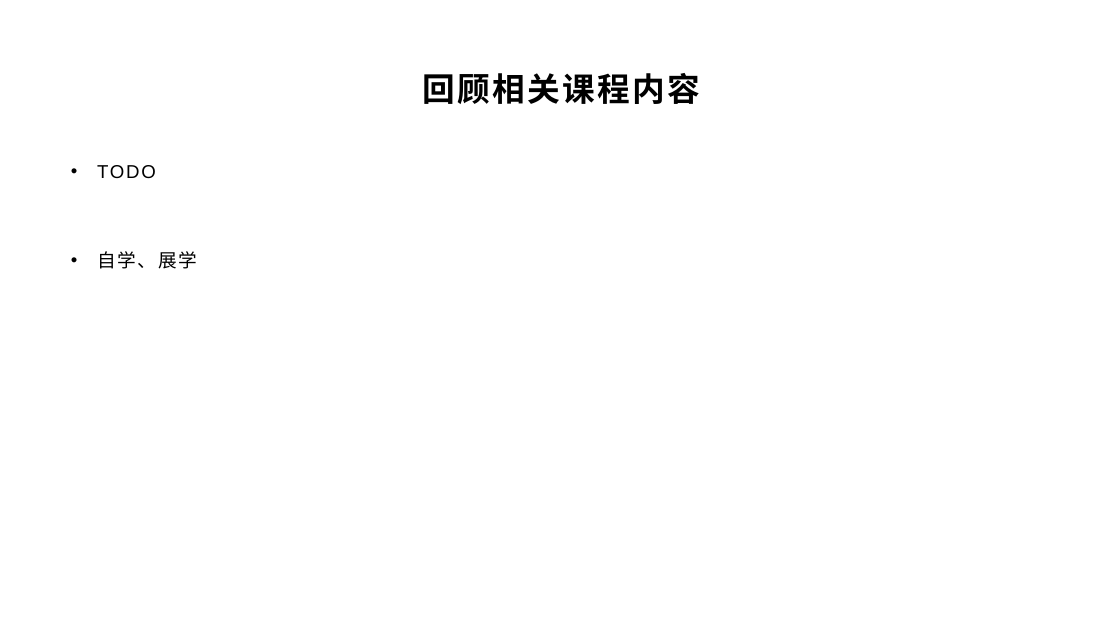
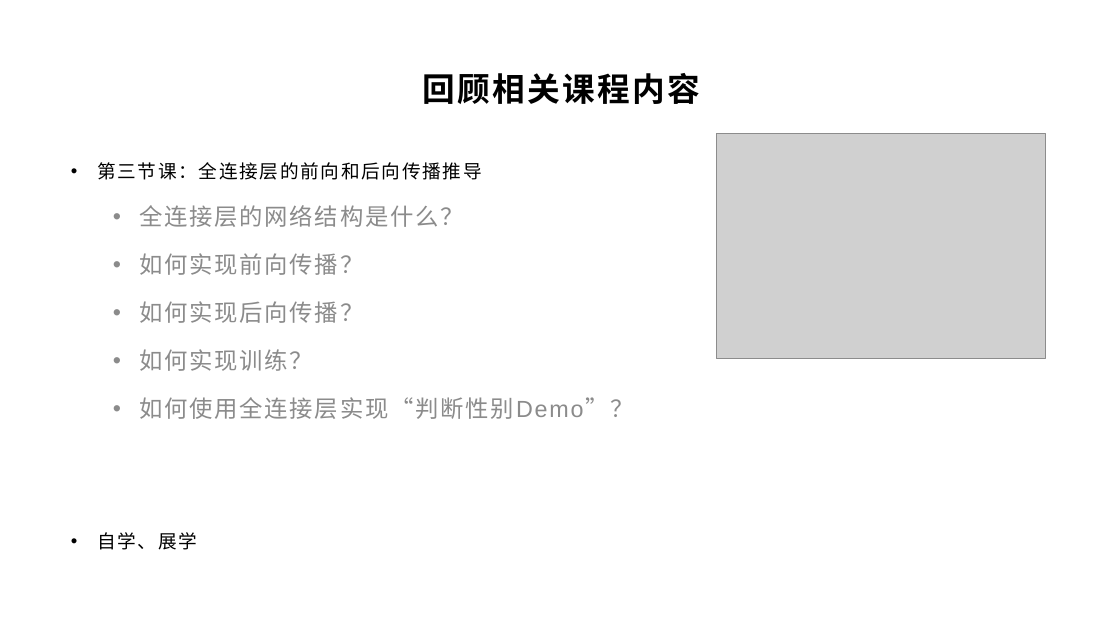
Before and after one commit to yyc-git/DeepLearningEdu, a slide deck: slide 5 of lessons/5_handwriting_by_linear_layer/ppt/用全连接层识别手写数字.pptx (slide 4 before the commit). Drawn at 1120x630 pixels with LibreOffice and Linux fonts; fonts in the diff are those of the drawing; grey boxes stand for pictures; background and template pictures are left out. Boxes give left, top, right and bottom in pixels: in the first picture for what was removed or moved away, otherwise in the second. Text is boxed around its words. In the diff, an @@ line names an element or a change of style, - is before the commit and + after.

```diff
--- a/lessons/5_handwriting_by_linear_layer/ppt/用全连接层识别手写数字.pptx
+++ b/lessons/5_handwriting_by_linear_layer/ppt/用全连接层识别手写数字.pptx
@@ picture added at [716, 134, 1045, 359] @@
@@ text at [97, 162, 634, 419]: text changed; size 16 to 20 pt; text colour #000000 to #8C8C8C @@
-• TODO
+• 第三节课：全连接层的前向和后向传播推导
+  • 全连接层的网络结构是什么？
+  • 如何实现前向传播？
+  • 如何实现后向传播？
+  • 如何实现训练？
+  • 如何使用全连接层实现“判断性别Demo”？
```
Also in this commit, not shown: 12 other slides changed.
